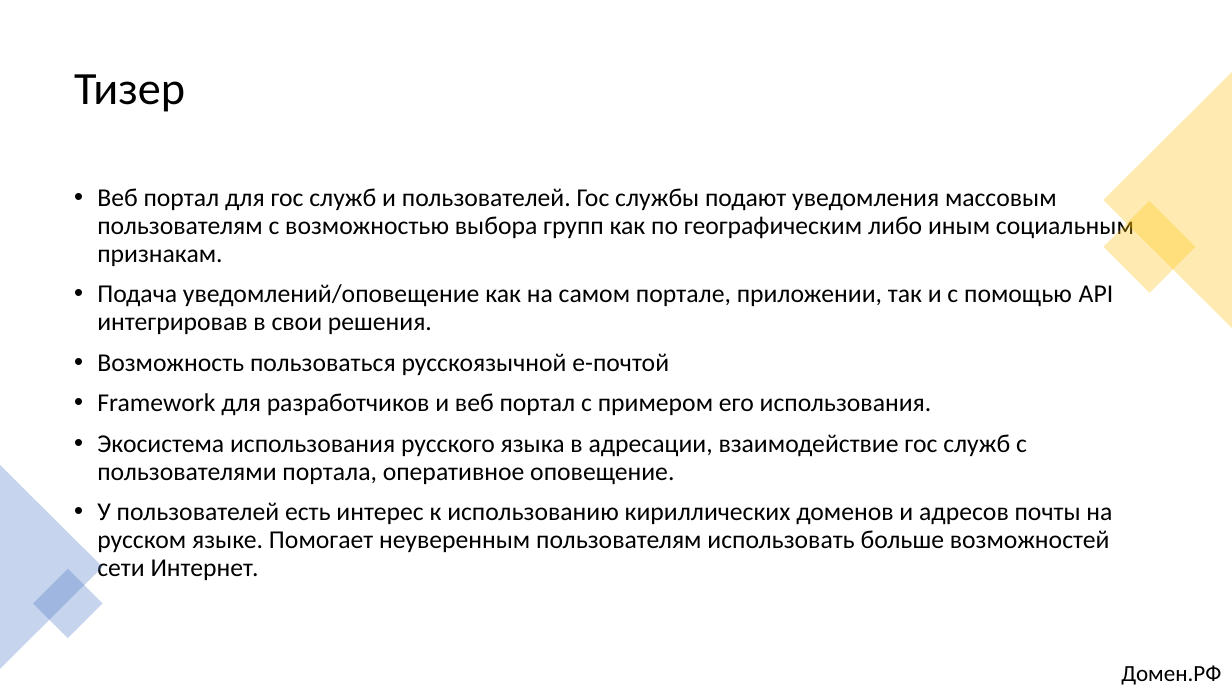
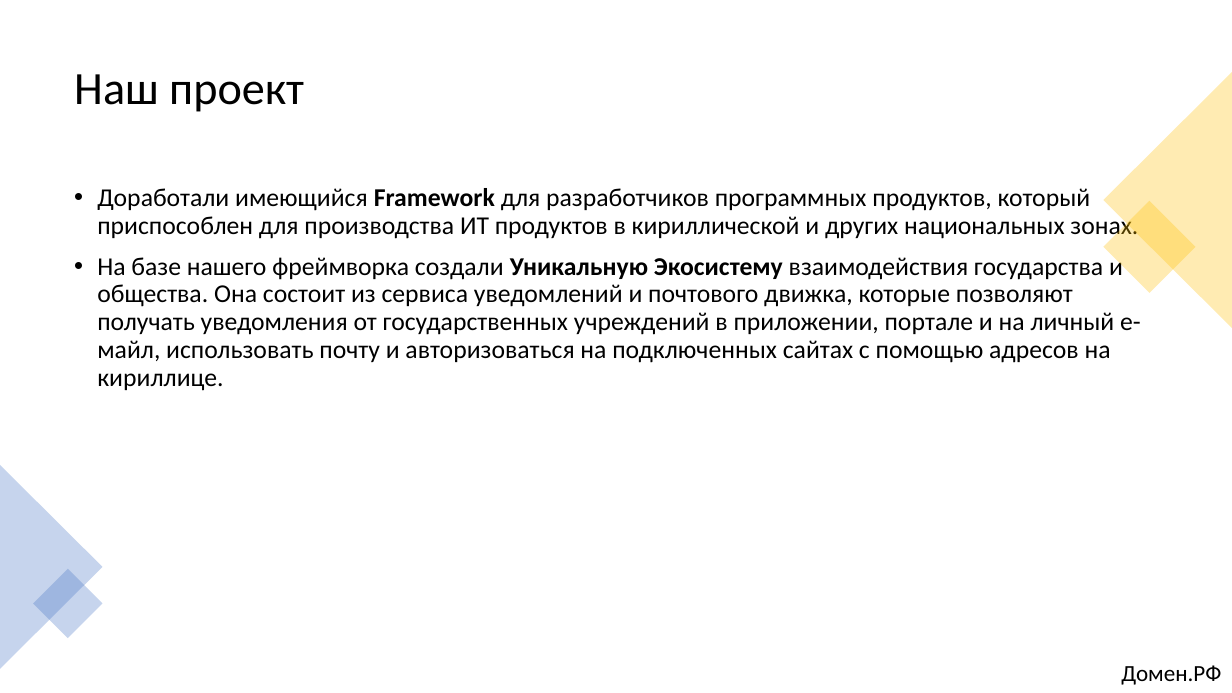
Before and after one commit to alexklippe/scryptedv2, a slide deck: slide 2 of Презентация_Команда Scrypted_кейс1.pptx. Drawn at 1232x693 pixels with LibreOffice and Linux fonts; fonts in the diff are those of the drawing. Boxes give left, top, right and bottom in pixels: in the first picture for what was removed or moved away, otherwise in the second. Text is boxed around its words. In the diff, an @@ line names an element or a change of style, - is before the commit and + after.

```diff
--- a/Презентация_Команда Scrypted_кейс1.pptx
+++ b/Презентация_Команда Scrypted_кейс1.pptx
@@ title at [74, 74, 304, 112]: text changed @@
-Тизер
+Наш проект
@@ text at [97, 188, 1141, 391]: text changed @@
-• Веб портал для гос служб и пользователей. Гос службы подают уведомления массовым пользователям с возможностью выбора групп как по географическим либо иным социальным признакам.
-• Подача уведомлений/оповещение как на самом портале, приложении, так и с помощью API интегрировав в свои решения.
-• Возможность пользоваться русскоязычной е-почтой
-• Framework для разработчиков и веб портал с примером его использования.
-• Экосистема использования русского языка в адресации, взаимодействие гос служб с пользователями портала, оперативное оповещение.
-• У пользователей есть интерес к использованию кириллических доменов и адресов почты на русском языке. Помогает неуверенным пользователям использовать больше возможностей сети Интернет.
+• Доработали имеющийся Framework для разработчиков программных продуктов, который приспособлен для производства ИТ продуктов в кириллической и других национальных зонах.
+• На базе нашего фреймворка создали Уникальную Экосистему взаимодействия государства и общества. Она состоит из сервиса уведомлений и почтового движка, которые позволяют получать уведомления от государственных учреждений в приложении, портале и на личный е-майл, использовать почту и авторизоваться на подключенных сайтах с помощью адресов на кириллице.
```
Also in this commit, not shown: 9 other slides changed, 8 other files.
